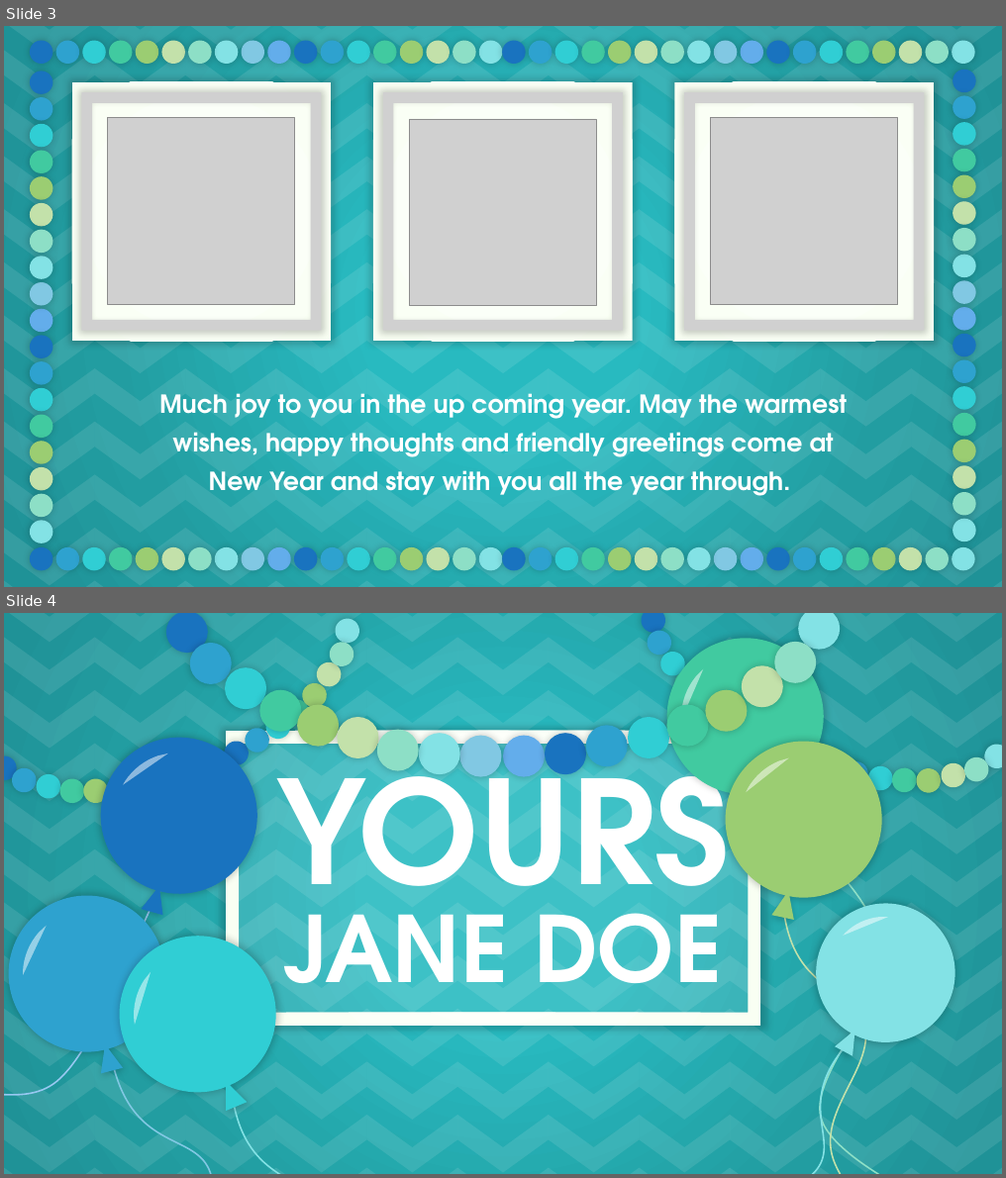
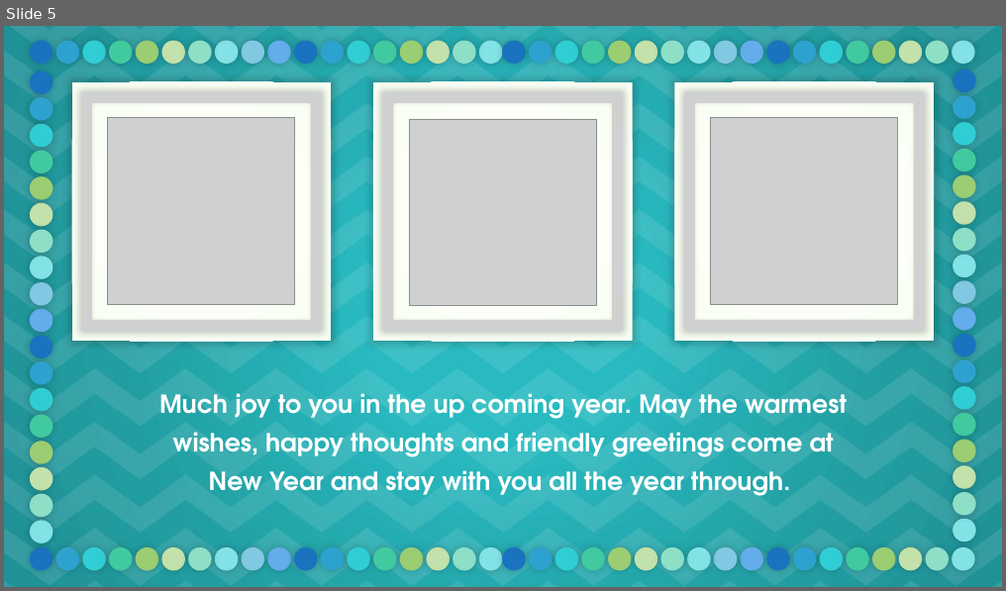
Before and after one commit to zhangzju/ExcelFixer, a slide deck: Main.pptx. Shown one above the other, each under a label of ours: slides 3 and 4 before the commit, slide 5 after it. The pictures are 1006x1178 and 1006x591 pixels, drawn with LibreOffice and Linux fonts; fonts in the diff are those of the drawing; grey boxes stand for pictures. Boxes give left, top, right and bottom in pixels: in the first picture for what was removed or moved away, otherwise in the second. Text is boxed around its words. In the diff, an @@ line names an element or a change of style, - is before the commit and + after.

```diff
--- a/Main.pptx
+++ b/Main.pptx
@@ slide 4 removed at [4, 613, 1002, 1174], background gradient #28BAC0 to #229DA1 to #1F9297; not listed: 126 template elements that a slide beside it also shows @@
@@ group removed at [4, 615, 362, 807]: 18 ellipses @@
@@ freeform shape removed at [648, 619, 848, 834] @@
@@ group removed at [166, 613, 841, 777]: 18 ellipses @@
@@ freeform shape removed at [669, 668, 715, 720] @@
@@ freeform shape removed at [76, 720, 275, 933] @@
@@ rectangle removed at [226, 731, 761, 1026] @@
@@ frame removed at [226, 731, 761, 1026] @@
@@ text removed at [276, 728, 729, 943] @@
-YOURS
@@ freeform shape removed at [707, 727, 897, 934] @@
@@ freeform shape removed at [123, 744, 168, 794] @@
@@ freeform shape removed at [746, 751, 789, 799] @@
@@ group removed at [638, 613, 1002, 796]: 18 ellipses @@
@@ group removed at [185, 744, 821, 854]: 6 chevrons @@
@@ freeform shape removed at [773, 811, 952, 1174] @@
@@ freeform shape removed at [4, 878, 188, 1090] @@
@@ freeform shape removed at [782, 879, 980, 1085] @@
@@ freeform shape removed at [4, 906, 216, 1174] @@
@@ text removed at [284, 882, 722, 1020] @@
-JANE DOE
@@ freeform shape removed at [783, 908, 962, 1174] @@
@@ freeform shape removed at [843, 902, 888, 950] @@
@@ freeform shape removed at [12, 926, 56, 976] @@
@@ freeform shape removed at [95, 912, 309, 1137] @@
@@ freeform shape removed at [119, 972, 167, 1026] @@
@@ freeform shape removed at [113, 1043, 345, 1174] @@
@@ freeform shape removed at [582, 1045, 954, 1174] @@
@@ freeform shape removed at [233, 1089, 432, 1174] @@
@@ what was slide 3 is now slide 5 @@
```
Also in this commit, not shown: 4 slides added, 1 other slide removed, 1 other file.
